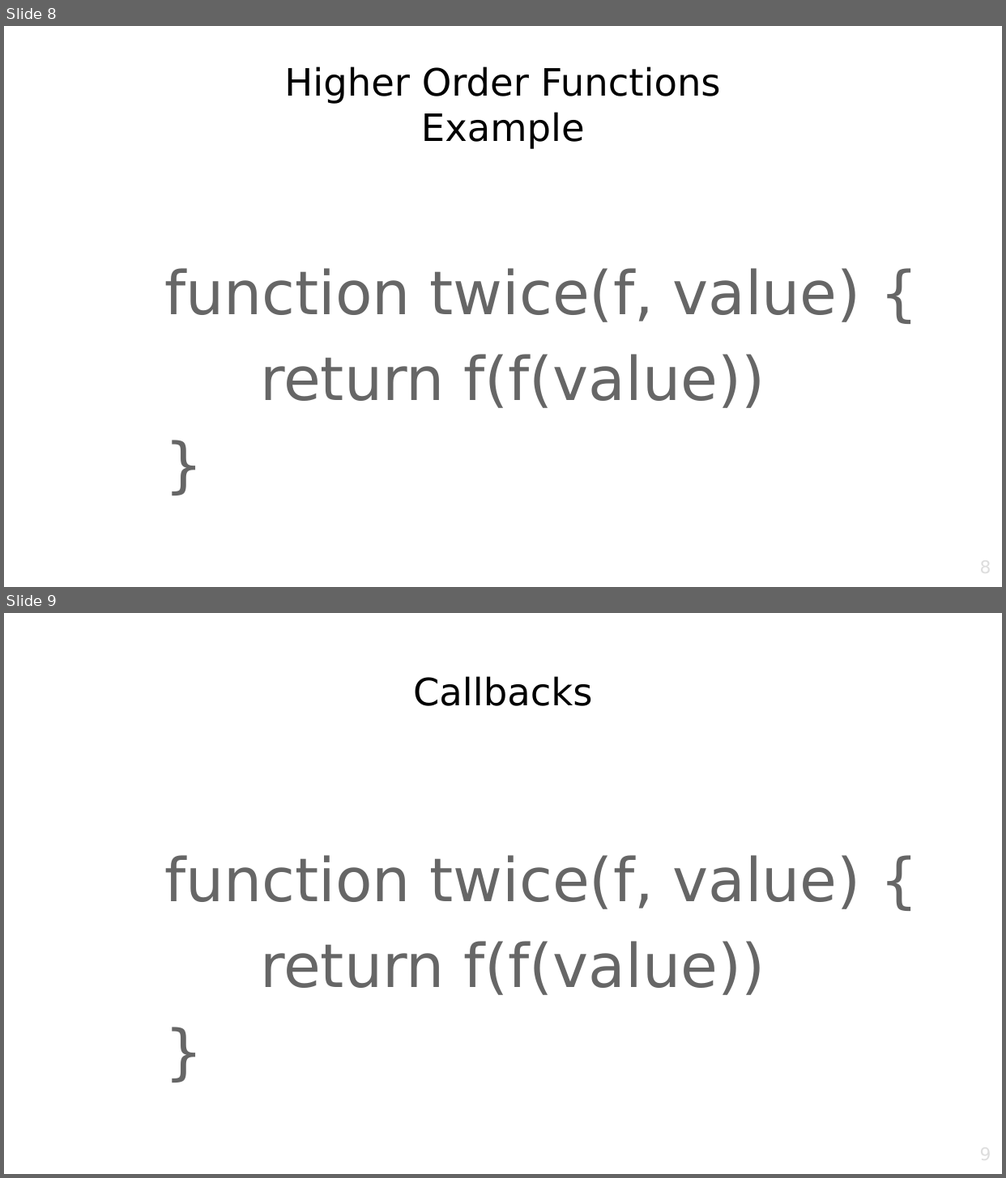
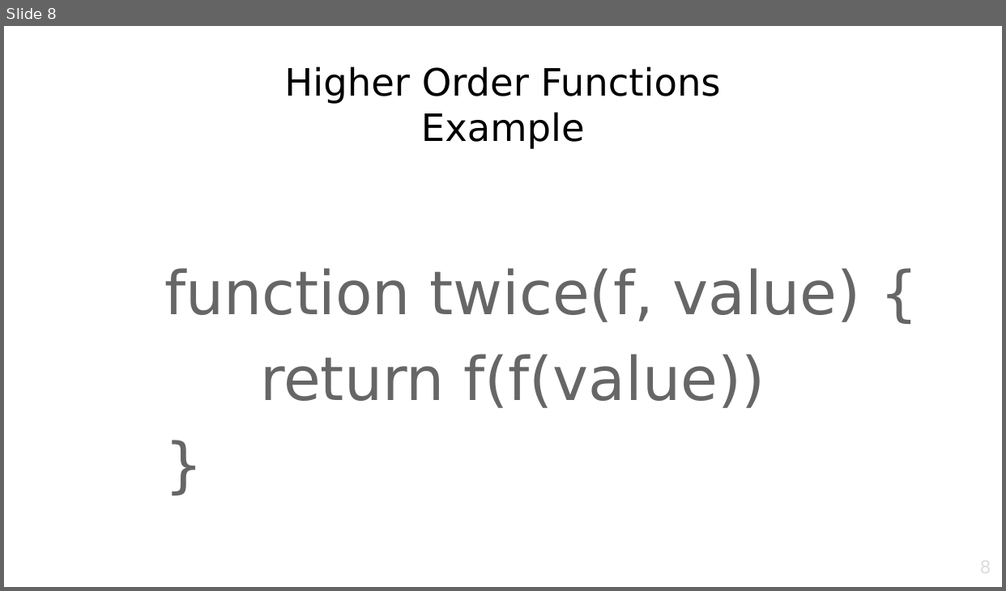
Before and after one commit to janakact/hybriteq-promises-workshop, a slide deck: presentation.odp. Shown one above the other, each under a label of ours: slides 8 and 9 before the commit, slide 8 after it. The pictures are 1006x1178 and 1006x591 pixels, drawn with LibreOffice and Linux fonts; fonts in the diff are those of the drawing; background and template pictures are left out. Boxes give left, top, right and bottom in pixels: in the first picture for what was removed or moved away, otherwise in the second. Text is boxed around its words. In the diff, an @@ line names an element or a change of style, - is before the commit and + after.

```diff
--- a/presentation.odp
+++ b/presentation.odp
@@ slide 9 removed at box(4, 613, 1002, 1174), background picture (left out) @@
@@ title removed at box(413, 676, 592, 706) @@
-Callbacks
@@ text removed at box(164, 855, 860, 995) @@
-function twice(f, value) {
-return f(f(value))
-}
@@ page number removed at box(759, 1144, 992, 1174) @@
-9
```
Also in this commit, not shown: 1 slide changed, 2 slides added, 1 other file.
